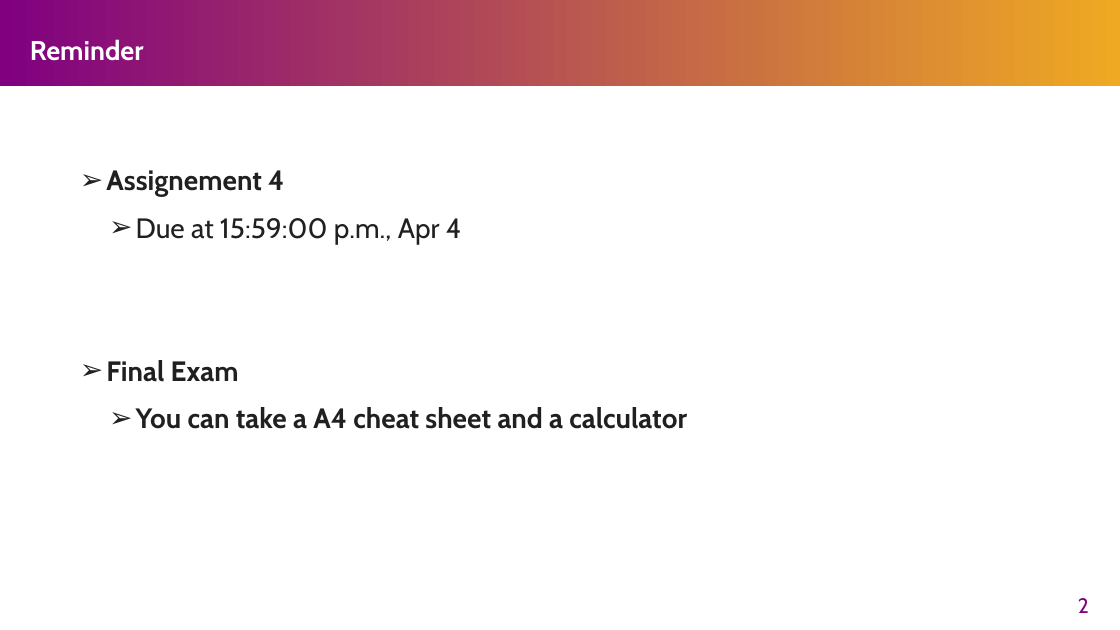
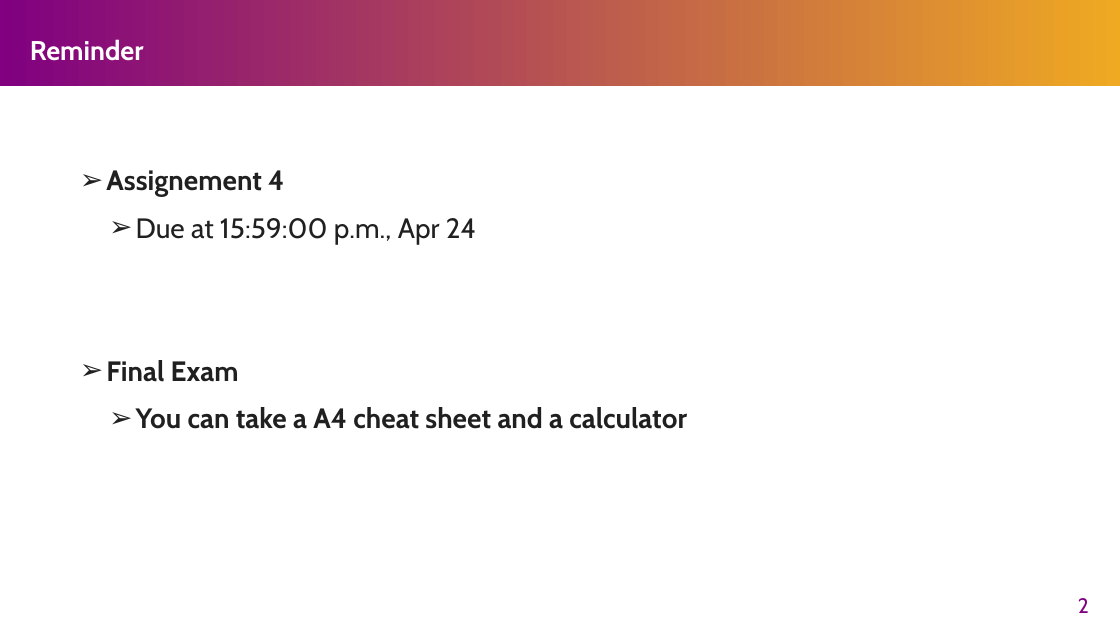
Before and after one commit to henryhxu/CSCI3150, a slide deck: slide 2 of tutorial/T12/tut12.pptx. Drawn at 1120x630 pixels with LibreOffice and Linux fonts; fonts in the diff are those of the drawing. Boxes give left, top, right and bottom in pixels: in the first picture for what was removed or moved away, otherwise in the second. Text is boxed around its words. In the diff, an @@ line names an element or a change of style, - is before the commit and + after.

Commit message:
push

```diff
--- a/tutorial/T12/tut12.pptx
+++ b/tutorial/T12/tut12.pptx
@@ text at (136, 218, 476, 244): text changed @@
-  ➢ Due at 15:59:00 p.m., Apr 4
+  ➢ Due at 15:59:00 p.m., Apr 24
```
